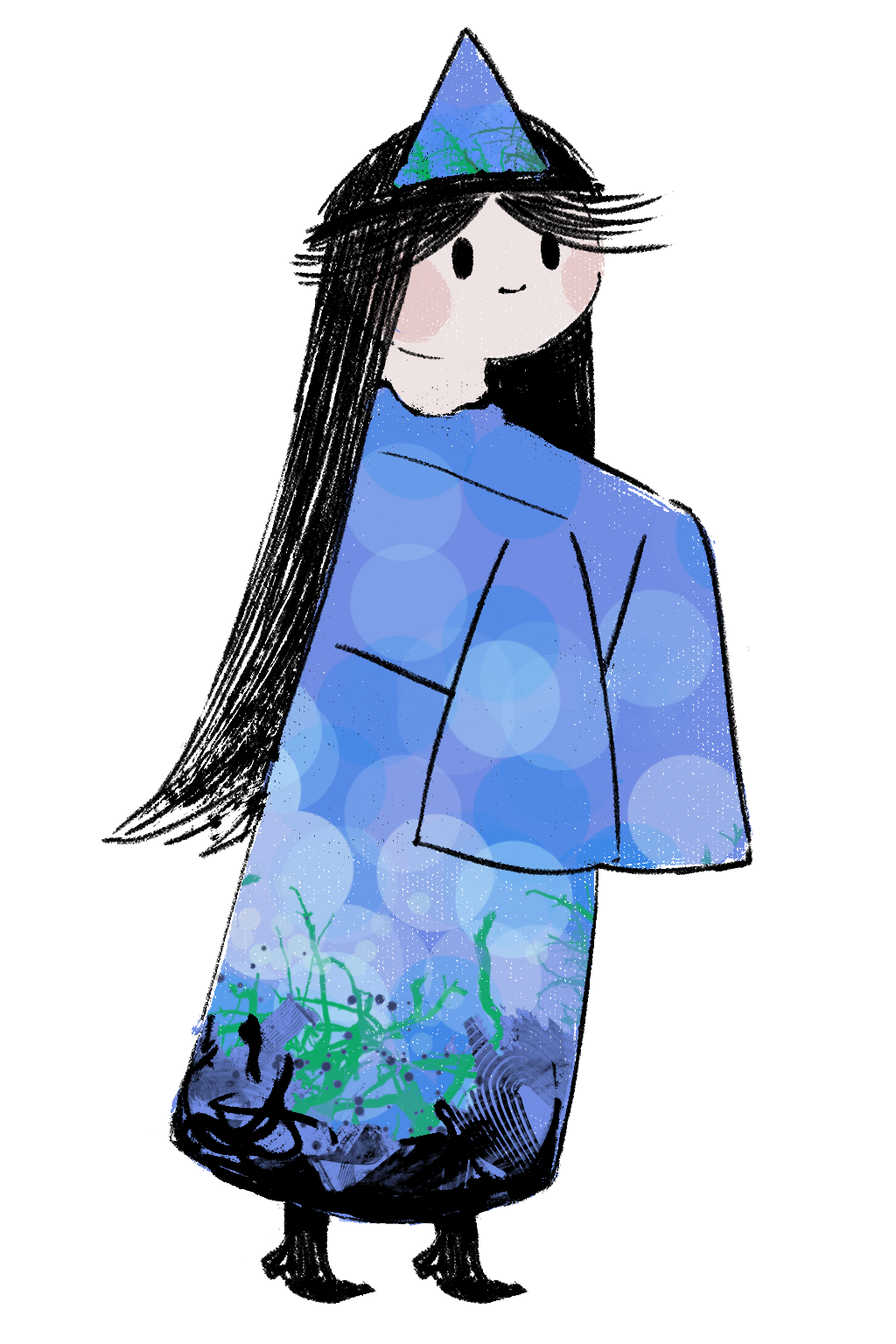
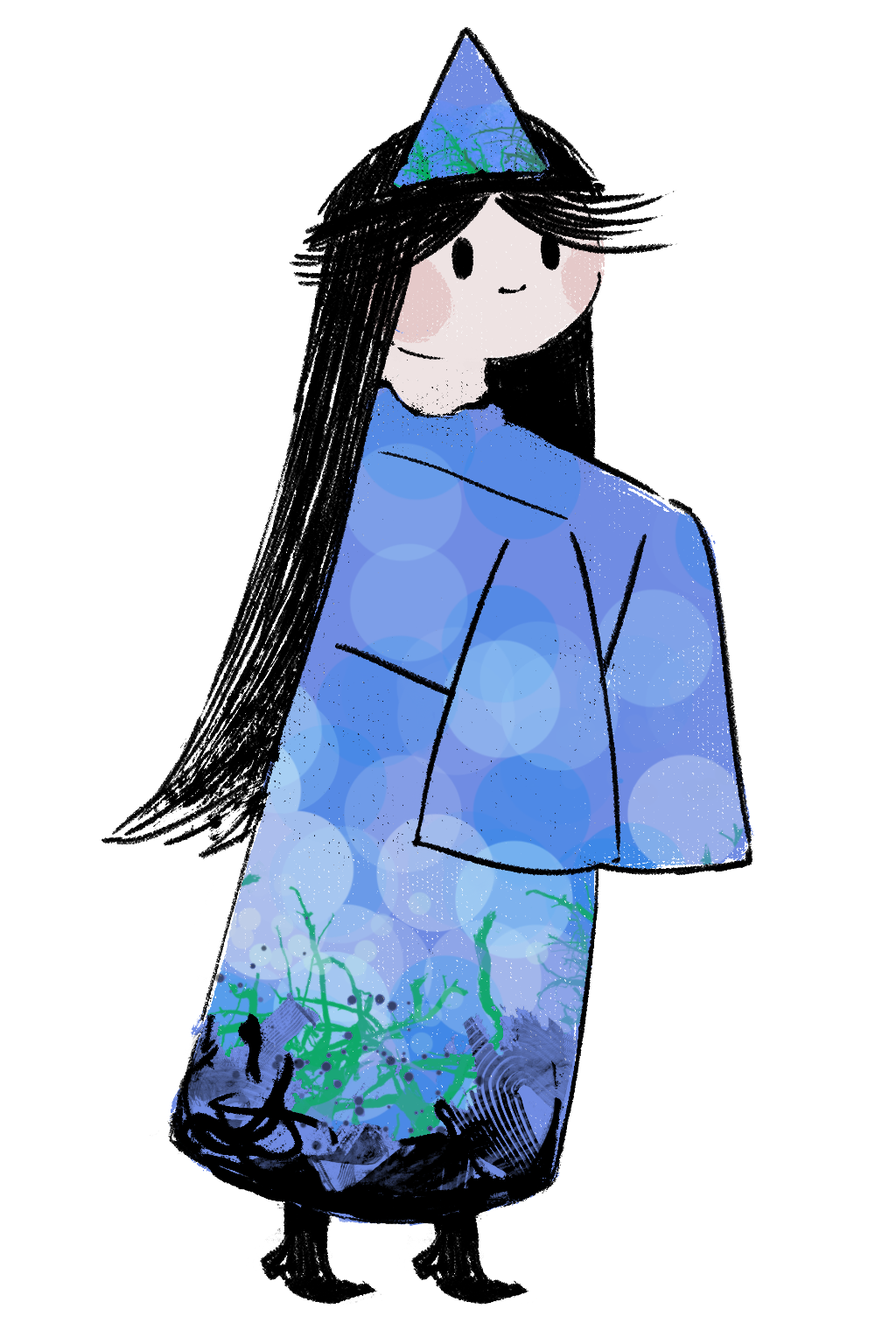
Before/after of a 896px x 1344px layered artwork. What changed in the layer stack:
removed group "组 1" (12 layers) over [101, 27, 754, 1306]
moved "頭の三角" out of group "组 1", painted on it over [383, 27, 751, 653]
moved "髪" out of group "组 1" over [101, 102, 678, 925]
moved "頭" out of group "组 1" over [330, 179, 606, 364]
moved "右袖" out of group "组 1" over [403, 516, 622, 876]
moved "左袖" out of group "组 1" over [545, 509, 754, 876]
moved "右腕" out of group "组 1" over [335, 451, 578, 731]
moved "左腕" out of group "组 1" over [432, 413, 703, 675]
moved "服&首" out of group "组 1" over [265, 319, 597, 829]
moved "スカート部分" out of group "组 1" over [149, 739, 600, 1229]
moved "裏の髪" out of group "组 1" over [129, 280, 597, 872]
moved "右足" out of group "组 1" over [245, 1189, 383, 1306]
moved "左足" out of group "组 1", painted on it over [244, 1184, 538, 1305]
